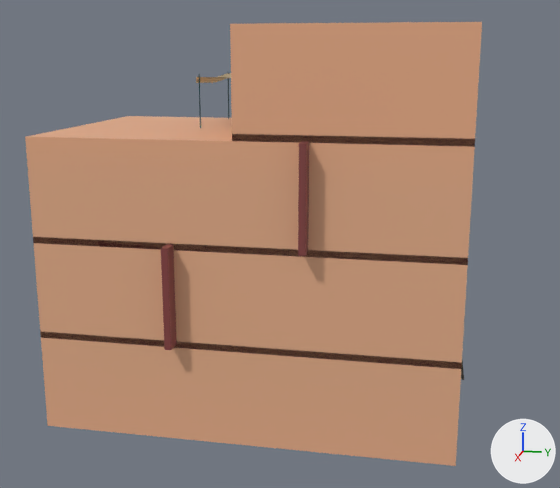
The FBX model ApartmentGame/Assets/3d models/FBX/Final Apartment/Exteriors/Building_06.fbx as it was, and as the next commit left it.
The view is the same before and after, from a 50 mm camera at (63.71, 10.11, 22.43) aimed at (30.18, 3.4, 14.05). Lighting does not change. The marker at lower right points along +X, +Y and +Z. Where no turn or scale is listed for an object, it has been applied to the vertices.

The first picture shows 'building'.
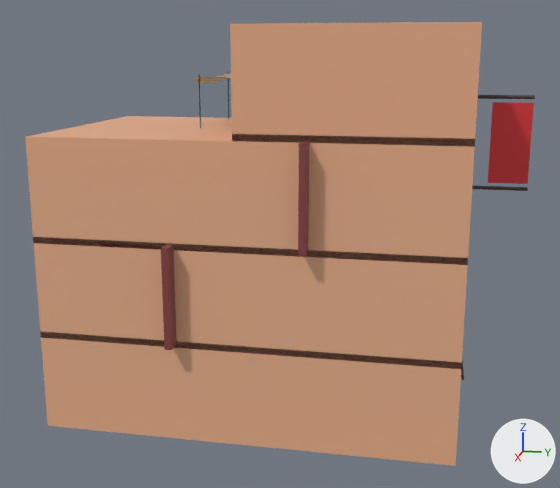
Where the newer file only moved an object's origin or applied its transform, the numbers keep the older frame.

Pixel boxes [x1, y1, x2, y2] of what changed, in the pictures (560 x 488 px):
'polySurface952', added (red): after [472, 95, 535, 191]

What the commit changed:
Mesh me_polysurface952_ncl1_1 is new.
It has 44 vertices, 54 faces and spans x -0.08..0.08, y -2.28..2.28, z -1.97..1.97.
It uses material mat_apartment_mesh2_lambert4 (picture img_palette_small__tga).
Object 'polySurface952' (ob_polysurface952) is new; it shows me_polysurface952_ncl1_1.
Its location is (30.09, 11.68, 18.8).
